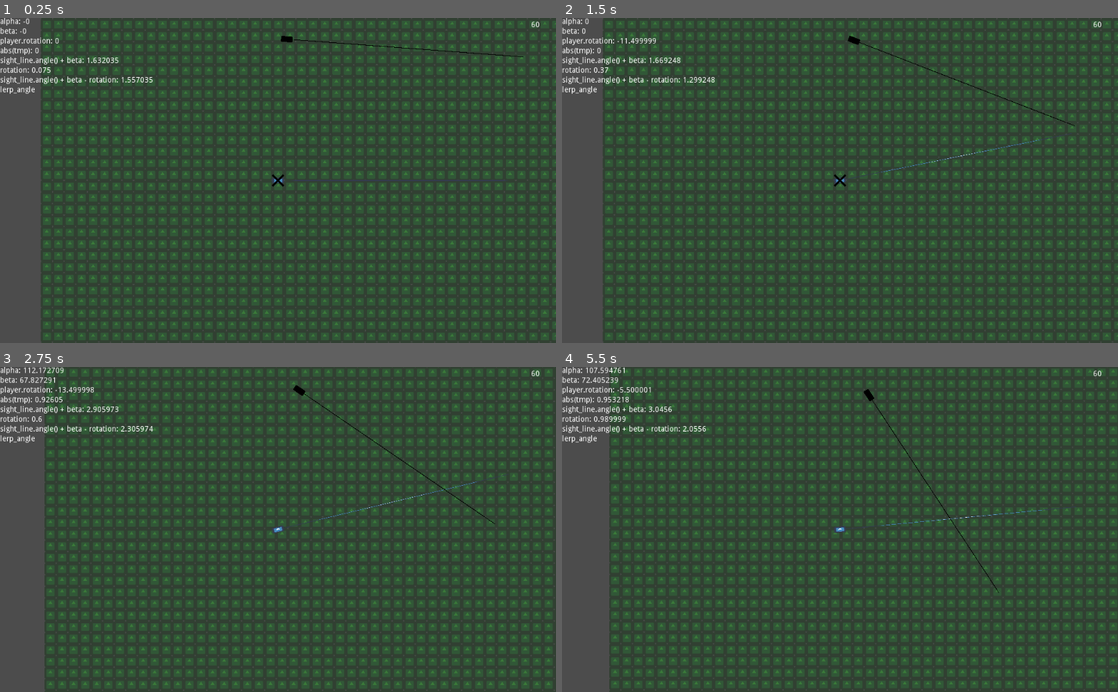
Above: before the commit, frames 1-4 (two rows, left to right).
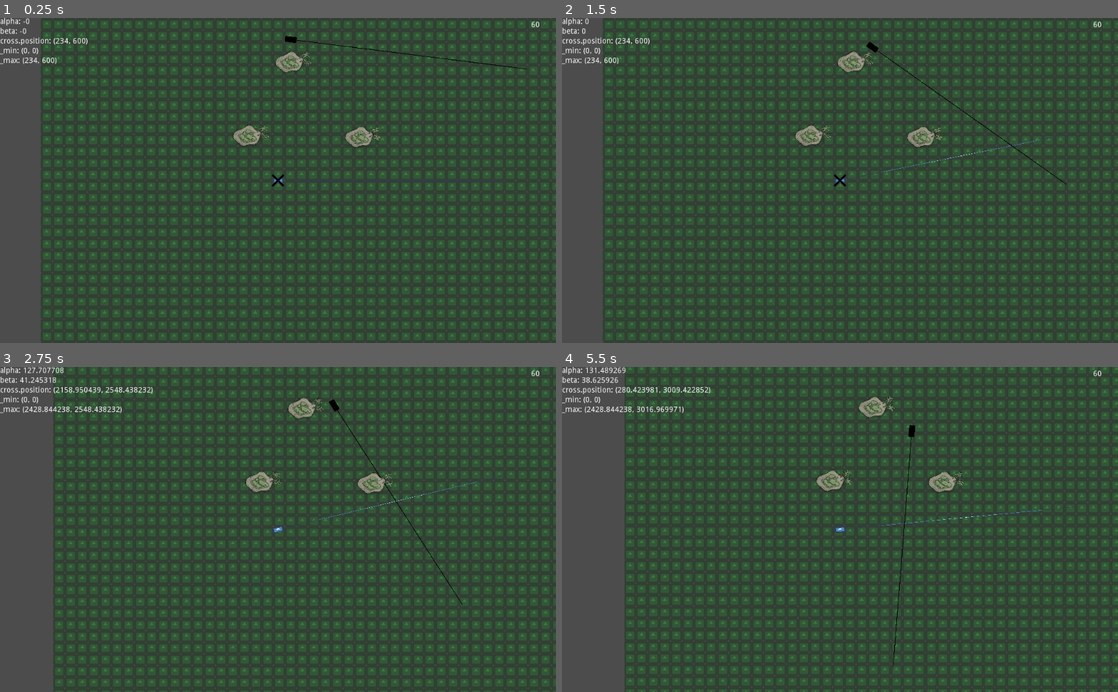
Above: after the commit, the same moments.

Repository: kingofjazzpiano/proportional_navigation
Game: Godot game, scene res://Main.tscn
The game is run twice, just before and just after one commit, with the same random seed, the same clock (stepped at 60 frames per second) and the same inputs. The engine's default icon, where the game draws it, is replaced by a stand-in: a white triangle on a blue panel in a dark square.
Inputs (mouse positions are in pixels of both pictures, inside the frame that each line leads up to):
- Up to frame 1 (0.25 s): no input
- Up to frame 2 (1.5 s): tap Enter (ui_accept) at 0.5, 0.77 s; move the mouse to (962, 164) at 0.52 s; hold A (a) 0.53-1.28 s; tap D (d) at 0.8, 1.35 s; move the mouse to (728, 196) at 1.27 s
- Up to frame 3 (2.75 s): tap Enter (ui_accept) at 1.52, 2 s; tap S (s) at 1.55 s; move the mouse to (333, 458) at 2.02 s; hold S (s) from 2.03 s (still down); tap A (a) at 2.3 s
- Up to frame 4 (5.5 s): move the mouse to (812, 594) at 2.77 s; release S (s) at 2.78 s; tap A (a) at 2.85, 4.55 s; tap Enter (ui_accept) at 3.02, 3.5, 3.77, 4.25, 4.52, 5 s; tap D (d) at 3.05, 5.3 s; move the mouse to (1006, 578) at 3.52 s; hold D (d) 3.53-4.28 s; tap S (s) at 3.8 s; move the mouse to (673, 480) at 4.27 s; click (673, 480) at 4.35 s; move the mouse to (867, 529) at 5.02 s; hold S (s) from 5.03 s (still down)

The runs differ from the first frame. In frame 1, 1.8% of the frame differs, in the area x 0-95%, y 5-40%; in frame 2, 1.8%; in frame 3, 13%; in frame 4, 15%, in the area x 0-100%, y 0-100%.

Commit message:
working collision triangle

Diff:
--- /dev/null
+++ b/Island.tscn
@@ -0,0 +1,17 @@
+[gd_scene load_steps=3 format=2]
+
+[ext_resource path="res://Island.png" type="Texture" id=1]
+
+[sub_resource type="CircleShape2D" id=1]
+radius = 515.873
+
+[node name="Island" type="StaticBody2D"]
+scale = Vector2( 0.2, 0.2 )
+
+[node name="CollisionShape2D" type="CollisionShape2D" parent="."]
+position = Vector2( -90, 20 )
+scale = Vector2( 1, 1 )
+shape = SubResource( 1 )
+
+[node name="Sprite" type="Sprite" parent="."]
+texture = ExtResource( 1 )
--- a/Main.tscn
+++ b/Main.tscn
@@ -6,6 +6,7 @@
 [ext_resource path="res://DebugPanel.tscn" type="PackedScene" id=4]
 [ext_resource path="res://UI_cross.png" type="Texture" id=5]
 [ext_resource path="res://Main.gd" type="Script" id=6]
+[ext_resource path="res://Island.tscn" type="PackedScene" id=7]
 
 [node name="Main" type="Node2D"]
 pause_mode = 2
@@ -34,3 +35,12 @@
 [node name="Cross" type="Sprite" parent="."]
 scale = Vector2( 0.1, 0.1 )
 texture = ExtResource( 5 )
+
+[node name="Island" parent="." instance=ExtResource( 7 )]
+position = Vector2( 317, -60 )
+
+[node name="Island2" parent="." instance=ExtResource( 7 )]
+position = Vector2( 83, 348 )
+
+[node name="Island3" parent="." instance=ExtResource( 7 )]
+position = Vector2( 702, 355 )
--- a/Missile.gd
+++ b/Missile.gd
@@ -1,4 +1,4 @@
-extends Sprite
+extends KinematicBody2D
 
 onready var debug_line_1 = get_node("/root/Main/DebugPanel/VBoxContainer/Label1")
 onready var debug_line_2 = get_node("/root/Main/DebugPanel/VBoxContainer/Label2")
@@ -12,17 +12,13 @@
 
 onready var player = get_node("/root/Main/Player")
 onready var cross = get_node("/root/Main/Cross")
-
+onready var _min: Vector2 = Vector2.ZERO
+onready var _max: Vector2 = Vector2.ZERO
 
 var velocity: Vector2 = Vector2.ZERO
-var speed: float = 30.0
-var rotation_speed: float = 0.005
+var speed: float = 120.0  # Pixels per seond
+var rotation_speed: float = 0.5  # Radians per second
 
-
-func _ready() -> void:
-#	print(rad2deg( normalize_angle(deg2rad(-190)) ))
-#	get_tree().quit()
-	pass
 
 func _physics_process(delta: float) -> void:
 	fps_label.text = str(round(1.0 / delta))
@@ -51,22 +47,16 @@
 		beta = asin(sin(alpha))
 		cross.visible = false
 
-	if rotation != sight_line.angle() + beta:
+	if fmod(abs(sight_line.angle() + beta - rotation), PI) >= rotation_speed * delta:
 		rotation = lerp_angle(rotation,
 			sight_line.angle() + beta,
-			abs(rotation_speed / fmod((sight_line.angle() + beta - rotation), PI)))
+			abs((rotation_speed * delta) /
+			(Vector2.UP.rotated(rotation).angle_to(Vector2.UP.rotated(sight_line.angle() + beta)))))
 
-
-#	if fmod(rotation, 2 * PI) != fmod(sight_line.angle() + beta, 2 * PI):
-#		rotation -= rotation_speed
 #	rotation = sight_line.angle() + beta
 	position += Vector2.RIGHT.rotated(rotation) * speed * delta
-	debug_line_5.text = "sight_line.angle() + beta: " + str(sight_line.angle() + beta)
-#	debug_line_5.text = "fmod(sight_line.angle() + beta, 2 * PI) + PI: " + str(fmod(sight_line.angle() + beta, 2 * PI) + PI)
-#	debug_line_6.text = "fmod(rotation, 2 * PI): " + str(fmod(rotation, 2 * PI))
-	debug_line_6.text = "rotation: " + str(rotation)
-	debug_line_7.text = "sight_line.angle() + beta - rotation: " + str(sight_line.angle() + beta - rotation)
-	debug_line_8.text = "lerp_angle"
+#	velocity = Vector2.RIGHT.rotated(rotation) * speed
+#	velocity = move_and_slide(velocity, Vector2( 0, 0 ), false, 400)
 
 	# Set cross
 	var gamma: float =  PI - alpha - beta
@@ -83,13 +73,14 @@
 
 	debug_line_1.text = "alpha: " + str(rad2deg(alpha))
 	debug_line_2.text = "beta: " + str(rad2deg(beta))
-	debug_line_3.text = "player.rotation: " + str(rad2deg(player.rotation))
-	debug_line_4.text = "abs(tmp): " + str(abs(tmp))
-
-
-func normalize_angle(theta: float) -> float:
-	"Limits the angle theta from 0 to PI radians."
-	var result = fmod(theta, PI)
-#	if result > PI:
-#		result = 2 * PI - result
-	return result
+	debug_line_3.text = "cross.position: " + str(cross.position)
+	if cross.position.x < _min.x:
+		_min.x = cross.position.x
+	if cross.position.y < _min.y:
+		_min.y = cross.position.y
+	if cross.position.x > _max.x:
+		_max.x = cross.position.x
+	if cross.position.y > _max.y:
+		_max.y = cross.position.y
+	debug_line_4.text = "_min: " + str(_min)
+	debug_line_5.text = "_max: " + str(_max)
--- a/Missile.tscn
+++ b/Missile.tscn
@@ -1,12 +1,15 @@
-[gd_scene load_steps=3 format=2]
+[gd_scene load_steps=4 format=2]
 
 [ext_resource path="res://icon.png" type="Texture" id=1]
 [ext_resource path="res://Missile.gd" type="Script" id=2]
 
-[node name="Missile" type="Sprite"]
+[sub_resource type="CapsuleShape2D" id=1]
+radius = 37.0
+height = 6.0
+
+[node name="Missile" type="KinematicBody2D"]
 modulate = Color( 0, 0, 0, 1 )
 scale = Vector2( 1, 0.5 )
-texture = ExtResource( 1 )
 script = ExtResource( 2 )
 
 [node name="Icon" type="Sprite" parent="."]
@@ -15,3 +18,9 @@
 texture = ExtResource( 1 )
 
 [node name="Tween" type="Tween" parent="."]
+
+[node name="Sprite" type="Sprite" parent="."]
+texture = ExtResource( 1 )
+
+[node name="CollisionShape2D" type="CollisionShape2D" parent="."]
+shape = SubResource( 1 )
--- a/player.gd
+++ b/player.gd
@@ -1,7 +1,7 @@
 extends Sprite
 
 var velocity: Vector2 = Vector2.ZERO
-var speed: float = 30.0
+var speed: float = 100.0
 onready var target_point: Vector2 = global_position
 
 
Binary file added: Island.png
Not shown, added: Island.png.import
Not shown: 1 places in Main.tscn that only renumber resources
